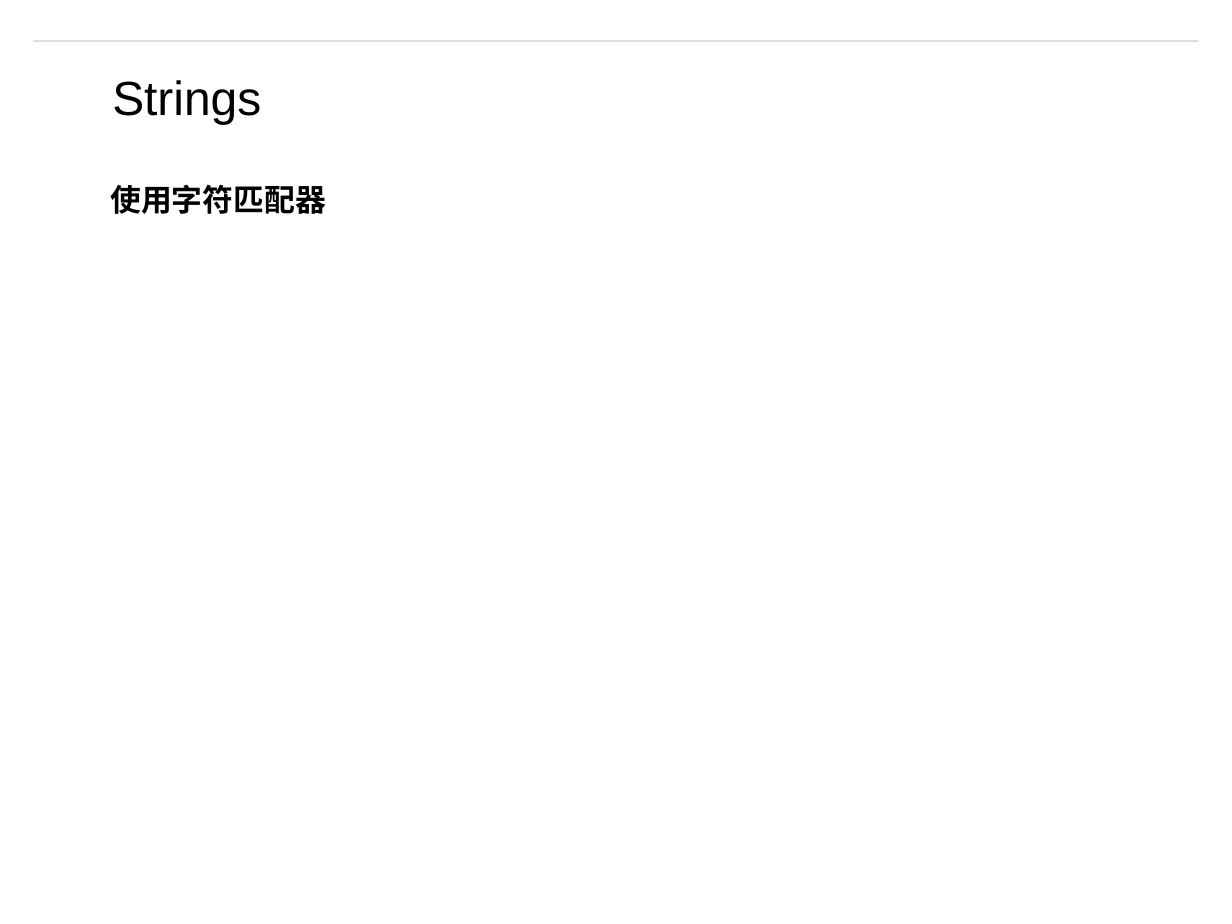
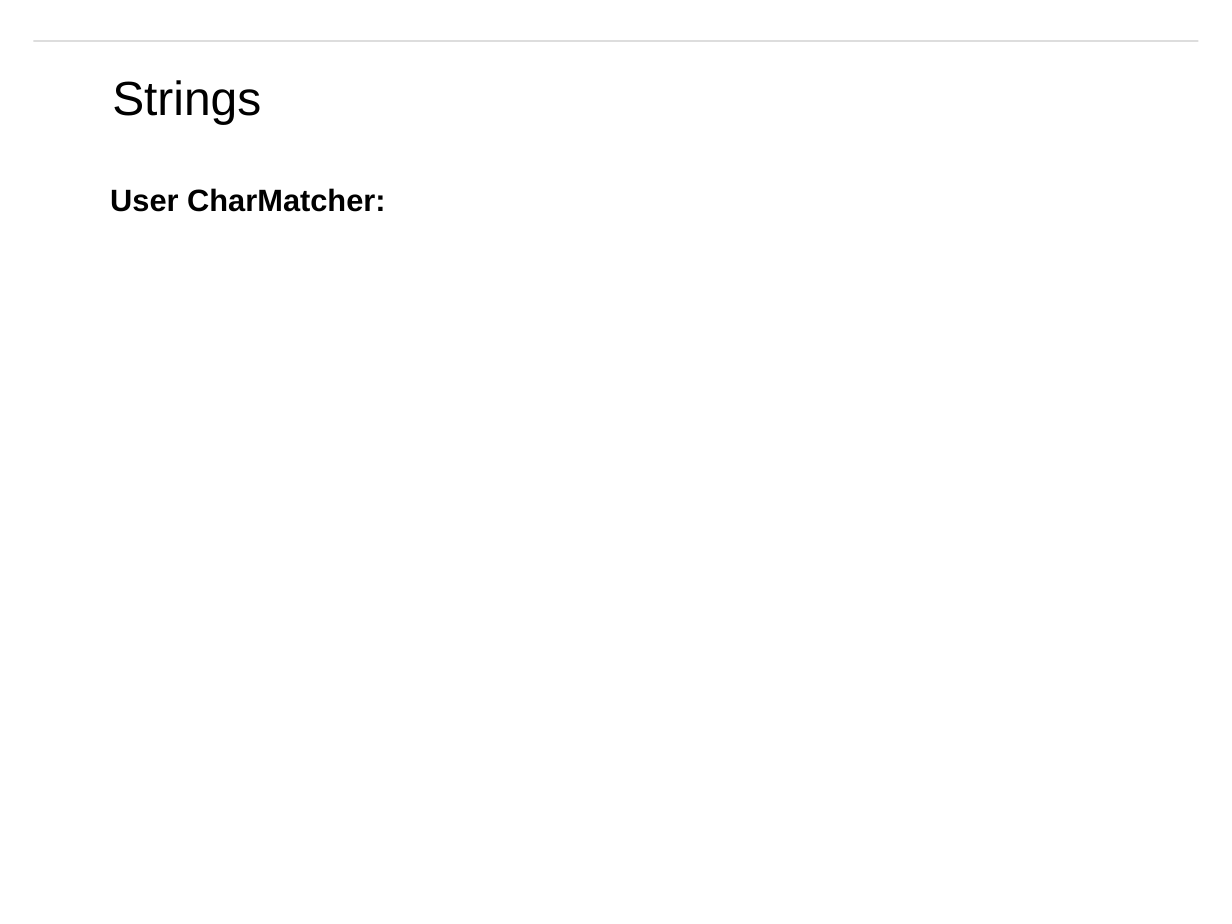
Before and after one commit to matt19870107/Guava, a slide deck: slide 45 of Guava - English.pptm. Drawn at 1232x924 pixels with LibreOffice and Linux fonts; fonts in the diff are those of the drawing; background and template pictures are left out. Boxes give left, top, right and bottom in pixels: in the first picture for what was removed or moved away, otherwise in the second. Text is boxed around its words. In the diff, an @@ line names an element or a change of style, - is before the commit and + after.

```diff
--- a/Guava - English.pptm
+++ b/Guava - English.pptm
@@ text at bbox=[110, 188, 385, 212]: text changed @@
-使用字符匹配器
+User CharMatcher:
```
Also in this commit, not shown: 9 other slides changed, 1 other file.
